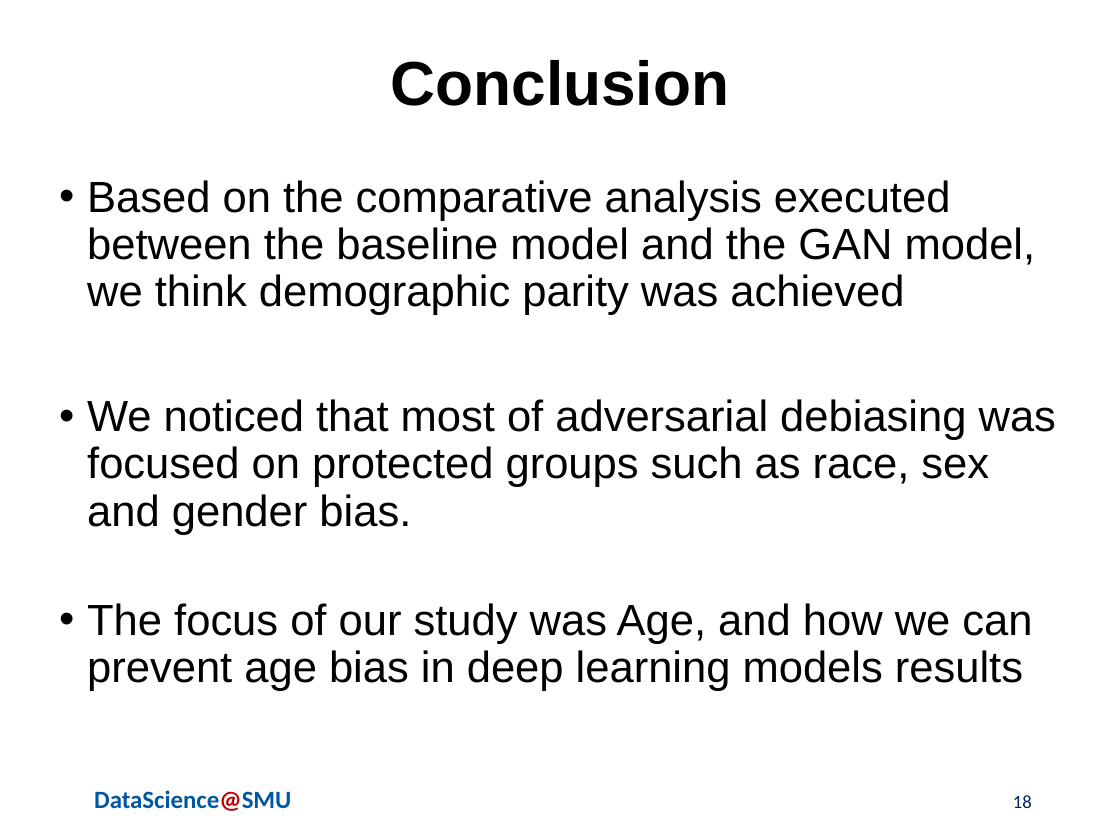
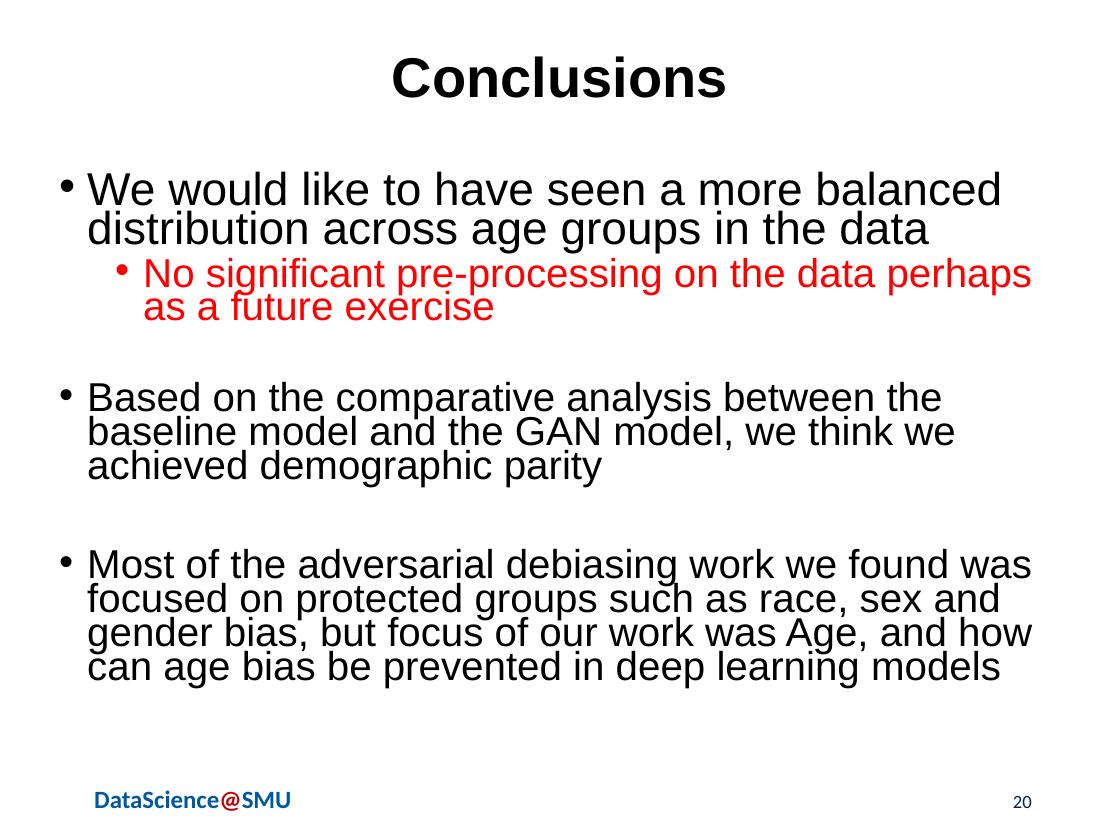
Before and after one commit to skhayden/Reducing-Age-Bias-in-Machine-Learning-An-Algorithmic-Approach, a slide deck: slide 20 of AdversarialBiasPresentation Steven+Solange+Nicole.pptx (slide 18 before the commit). Drawn at 1120x840 pixels with LibreOffice and Linux fonts; fonts in the diff are those of the drawing; background and template pictures are left out. Boxes give left, top, right and bottom in pixels: in the first picture for what was removed or moved away, otherwise in the second. Text is boxed around its words. In the diff, an @@ line names an element or a change of style, - is before the commit and + after.

```diff
--- a/AdversarialBiasPresentation Steven+Solange+Nicole.pptx
+++ b/AdversarialBiasPresentation Steven+Solange+Nicole.pptx
@@ title added at (392,56,728,98), 36 pt, text #000000, bold @@
+Conclusions
@@ title removed at (391,60,729,106) @@
-Conclusion
@@ text at (87,171,1033,688): text changed; size 28 to 25.9 pt @@
-• Based on the comparative analysis executed between the baseline model and the GAN model, we think demographic parity was achieved
-• We noticed that most of adversarial debiasing was focused on protected groups such as race, sex and gender bias.
-• The focus of our study was Age, and how we can prevent age bias in deep learning models results
+• We would like to have seen a more balanced distribution across age groups in the data
+  • No significant pre-processing on the data perhaps as a future exercise
+• Based on the comparative analysis between the baseline model and the GAN model, we think we achieved demographic parity
+• Most of the adversarial debiasing work we found was focused on protected groups such as race, sex and gender bias, but focus of our work was Age, and how can age bias be prevented in deep learning models
@@ page number at (1013,796,1032,808): text changed @@
-18
+20
```
Also in this commit, not shown: 1 other slide changed, 2 slides added, 2 slides removed, 1 other file.
